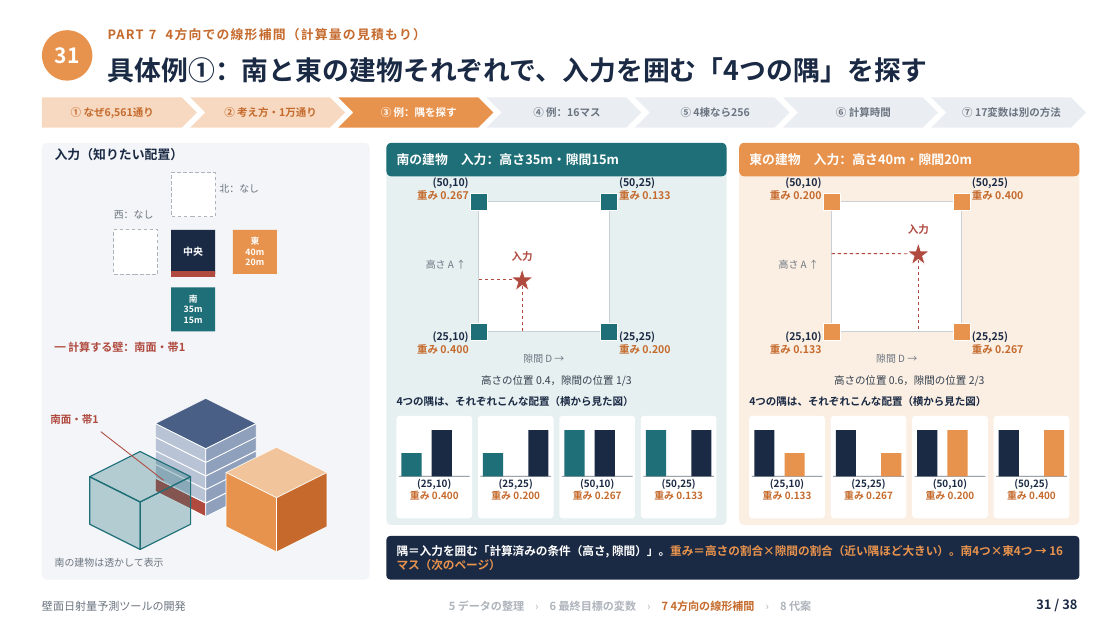
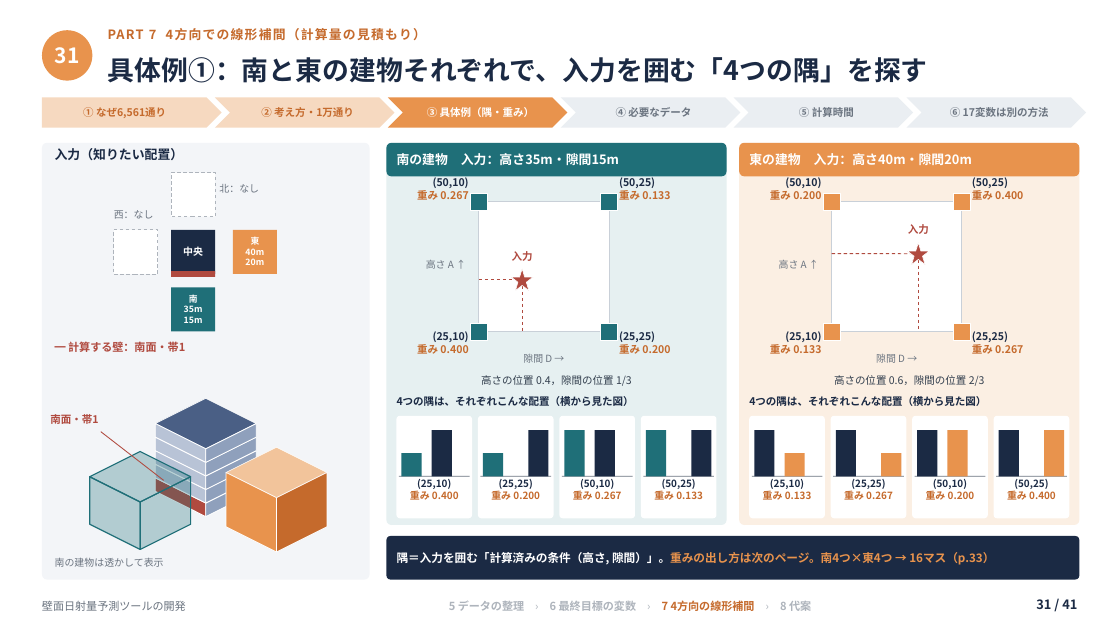
Before and after one commit to koyoy1016-gif/koyo1016, a slide deck: slide 31 of slides/壁面日射量予測ツールの開発_補足付き.pptx. Drawn at 1120x630 pixels with LibreOffice and Linux fonts; fonts in the diff are those of the drawing. Boxes give left, top, right and bottom in pixels: in the first picture for what was removed or moved away, otherwise in the second. Text is boxed around its words. In the diff, an @@ line names an element or a change of style, - is before the commit and + after.

```diff
--- a/slides/壁面日射量予測ツールの開発_補足付き.pptx
+++ b/slides/壁面日射量予測ツールの開発_補足付き.pptx
@@ pentagon arrow: place and size @@
-pentagon arrow at [42, 97, 197, 128]
+pentagon arrow at [42, 97, 222, 128]
@@ text "① なぜ6,561通り": place and size @@
-text "① なぜ6,561通り" at [71, 107, 154, 118]
+text "① なぜ6,561通り" at [83, 107, 166, 118]
@@ chevron: place and size @@
-chevron at [190, 97, 344, 128]
+chevron at [215, 97, 395, 128]
@@ text "② 考え方・1万通り": place and size @@
-text "② 考え方・1万通り" at [224, 107, 317, 117]
+text "② 考え方・1万通り" at [261, 107, 354, 117]
@@ chevron: place and size @@
-chevron at [339, 97, 493, 128]
+chevron at [388, 97, 568, 128]
@@ text at [427, 107, 535, 117]: text changed @@
-③ 例：隅を探す
+③ 具体例（隅・重み）
@@ chevron removed at [486, 97, 641, 128] @@
@@ text removed at [533, 107, 600, 117] @@
-④ 例：16マス
@@ chevron: place and size @@
-chevron at [635, 97, 790, 128]
+chevron at [560, 97, 740, 128]
@@ text added at [616, 107, 691, 117], 9 pt, text #6B7480, bold @@
+④ 必要なデータ
@@ text removed at [681, 107, 749, 117] @@
-⑤ 4棟なら256
@@ chevron: place and size @@
-chevron at [783, 97, 938, 128]
+chevron at [734, 97, 913, 128]
@@ text at [799, 107, 854, 117]: text changed @@
-⑥ 計算時間
+⑤ 計算時間
@@ chevron: place and size @@
-chevron at [932, 97, 1086, 128]
+chevron at [907, 97, 1086, 128]
@@ text at [950, 107, 1049, 117]: text changed @@
-⑦ 17変数は別の方法
+⑥ 17変数は別の方法
@@ text at [397, 552, 994, 565]: text changed @@
-隅＝入力を囲む「計算済みの条件（高さ, 隙間）」。重み＝高さの割合×隙間の割合（近い隅ほど大きい）。南4つ×東4つ → 16マス（次のページ）
+隅＝入力を囲む「計算済みの条件（高さ, 隙間）」。重みの出し方は次のページ。南4つ×東4つ → 16マス（p.33）
@@ text at [1036, 599, 1077, 609]: text changed @@
-31 / 38
+31 / 41
```
Also in this commit, not shown: 36 other slides changed, 4 slides added, 1 slide removed, 5 other files.
